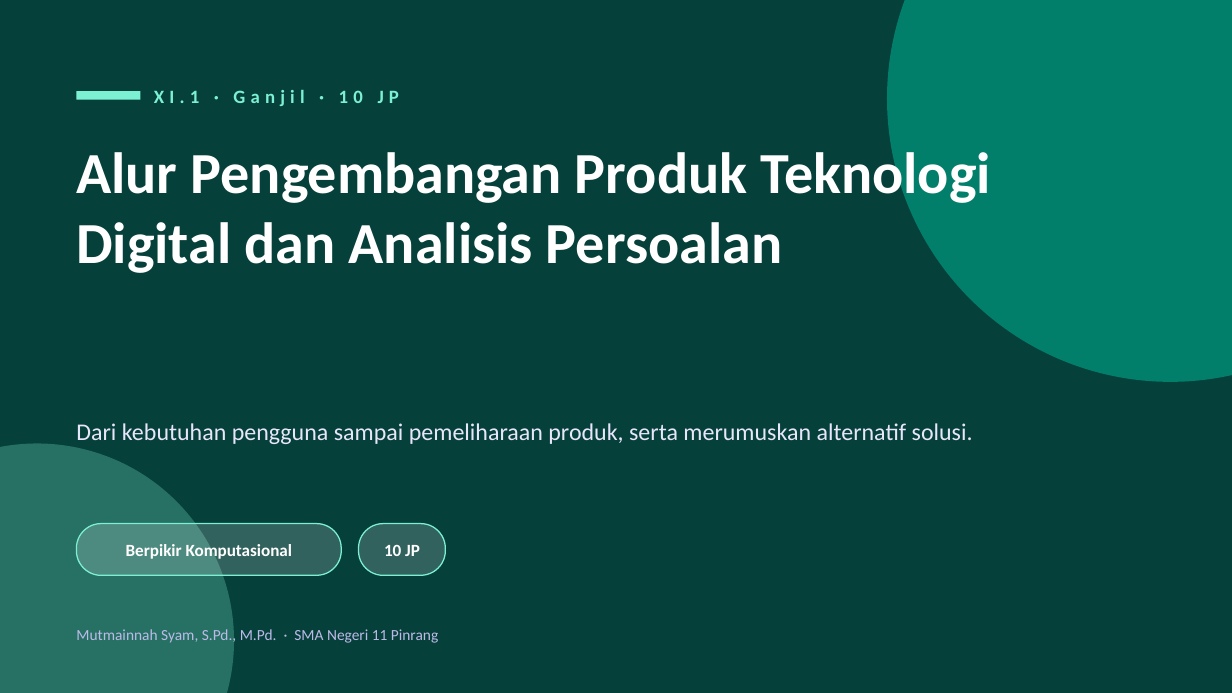
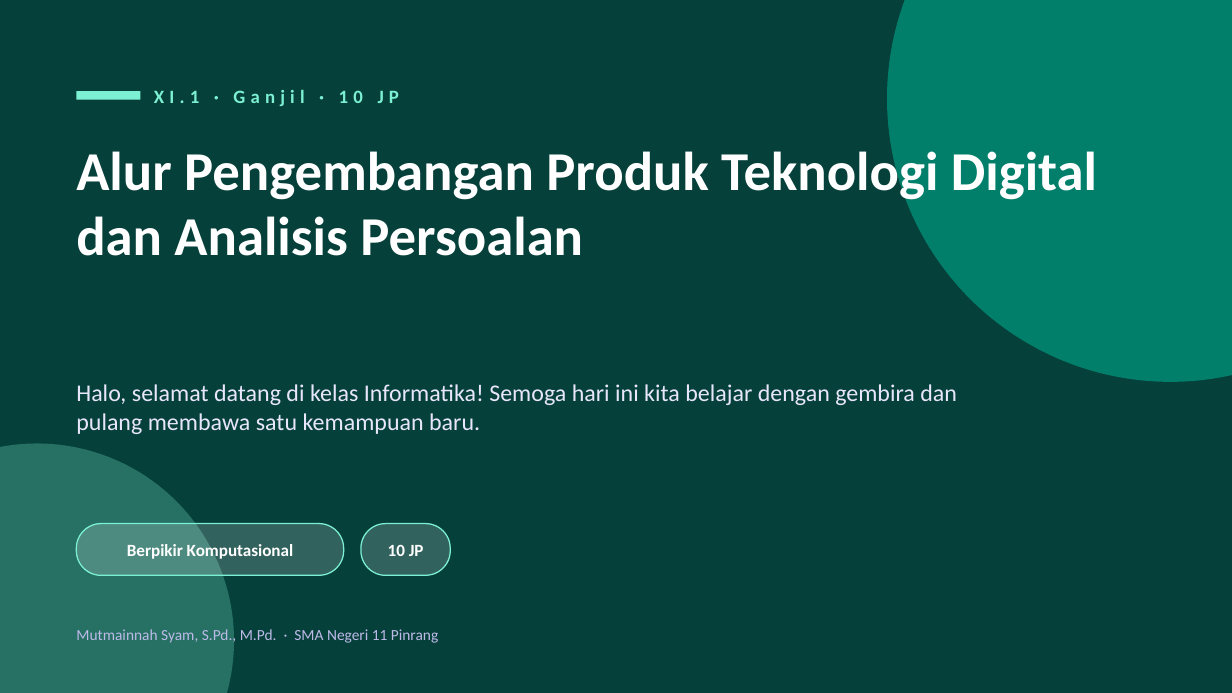
Before and after one commit to idayahinna-afk/tik, a slide deck: slide 2 of Slide Informatika Kelas XI - SMAN 11 Pinrang.pptx. Drawn at 1232x693 pixels with LibreOffice and Linux fonts; fonts in the diff are those of the drawing. Boxes give left, top, right and bottom in pixels: in the first picture for what was removed or moved away, otherwise in the second. Text is boxed around its words. In the diff, an @@ line names an element or a change of style, - is before the commit and + after.

```diff
--- a/Slide Informatika Kelas XI - SMAN 11 Pinrang.pptx
+++ b/Slide Informatika Kelas XI - SMAN 11 Pinrang.pptx
@@ text "Alur Pengembangan Produk Teknologi Digital ..." at box(76, 144, 1097, 256): size 34 to 32 pt @@
@@ text at box(76, 384, 957, 434): text changed @@
-Dari kebutuhan pengguna sampai pemeliharaan produk, serta merumuskan alternatif solusi.
+Halo, selamat datang di kelas Informatika! Semoga hari ini kita belajar dengan gembira dan pulang membawa satu kemampuan baru.
@@ text "10 JP": place and size @@
-text "10 JP" at box(384, 545, 420, 556)
+text "10 JP" at box(388, 545, 424, 556)
@@ rounded rectangle: place and size @@
-rounded rectangle at box(359, 524, 445, 575)
+rounded rectangle at box(361, 524, 450, 575)
```
Also in this commit, not shown: 49 other slides changed, 54 slides added, 6 slides removed, 3 other files.
